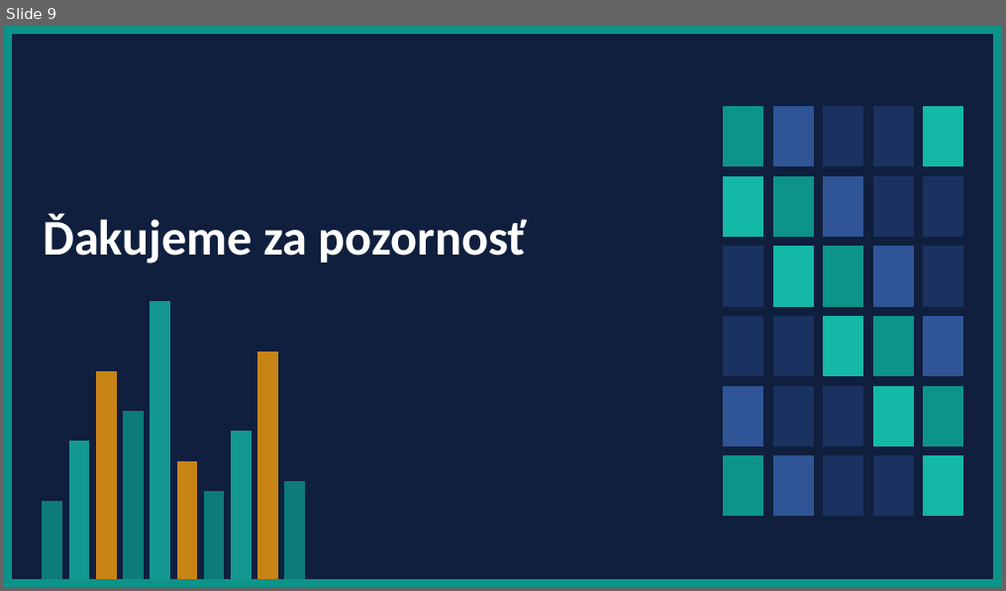
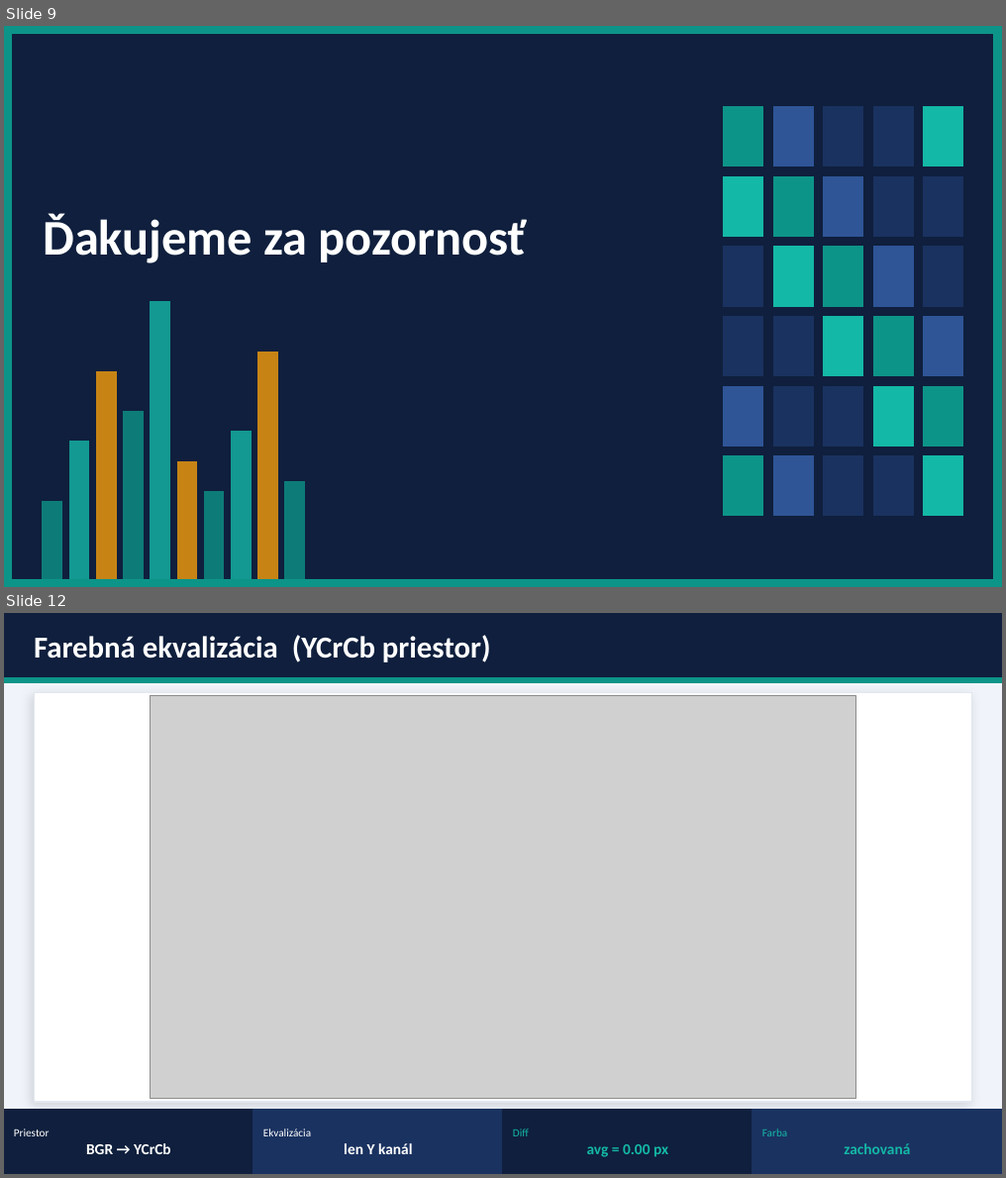
Before and after one commit to Martinbran/psvo_Kupec_Brandobur, a slide deck: Zadanie_3/Zadanie3_Prezentacia.pptx. Shown one above the other, each under a label of ours: slide 9 before the commit, slides 9 and 12 after it; the slides between them are not shown. The pictures are 1006x591 and 1006x1178 pixels, drawn with LibreOffice and Linux fonts; fonts in the diff are those of the drawing; grey boxes stand for pictures. Boxes give left, top, right and bottom in pixels: in the first picture for what was removed or moved away, otherwise in the second. Text is boxed around its words. In the diff, an @@ line names an element or a change of style, - is before the commit and + after.

```diff
--- a/Zadanie_3/Zadanie3_Prezentacia.pptx
+++ b/Zadanie_3/Zadanie3_Prezentacia.pptx
@@ slide 12 added at (4, 613, 1002, 1174), background #F0F4FA @@
@@ rectangle added at (4, 613, 1002, 678), fill #0F1F3D, outline #0F1F3D 1 pt @@
@@ text added at (34, 635, 491, 663), 22 pt, text #FFFFFF, bold @@
+Farebná ekvalizácia (YCrCb priestor)
@@ rectangle added at (4, 678, 1002, 683), fill #0D9488, outline #0D9488 1 pt @@
@@ rectangle added at (34, 693, 972, 1102), fill #FFFFFF, outline #E2E8F0 1 pt @@
@@ picture added at (150, 695, 856, 1098) @@
@@ rectangle added at (4, 1110, 253, 1174), fill #0F1F3D, outline #0F1F3D 1 pt @@
@@ rectangle added at (253, 1110, 503, 1174), fill #1A3260, outline #1A3260 1 pt @@
@@ rectangle added at (503, 1110, 752, 1174), fill #0F1F3D, outline #0F1F3D 1 pt @@
@@ rectangle added at (752, 1110, 1002, 1174), fill #1A3260, outline #1A3260 1 pt @@
@@ text added at (14, 1129, 170, 1155), 11 pt, text #FFFFFF, bold @@
+Priestor
+BGR → YCrCb
@@ text added at (263, 1129, 412, 1155), 8 pt, text #FFFFFF @@
+Ekvalizácia
+len Y kanál
@@ text added at (513, 1129, 668, 1157), 11 pt, text #14B8A6, bold @@
+Diff
+avg = 0.00 px
@@ text added at (762, 1129, 910, 1155), 11 pt, text #14B8A6, bold @@
+Farba
+zachovaná
```
Also in this commit, not shown: 3 slides changed, 3 other slides added, 1 other file.
